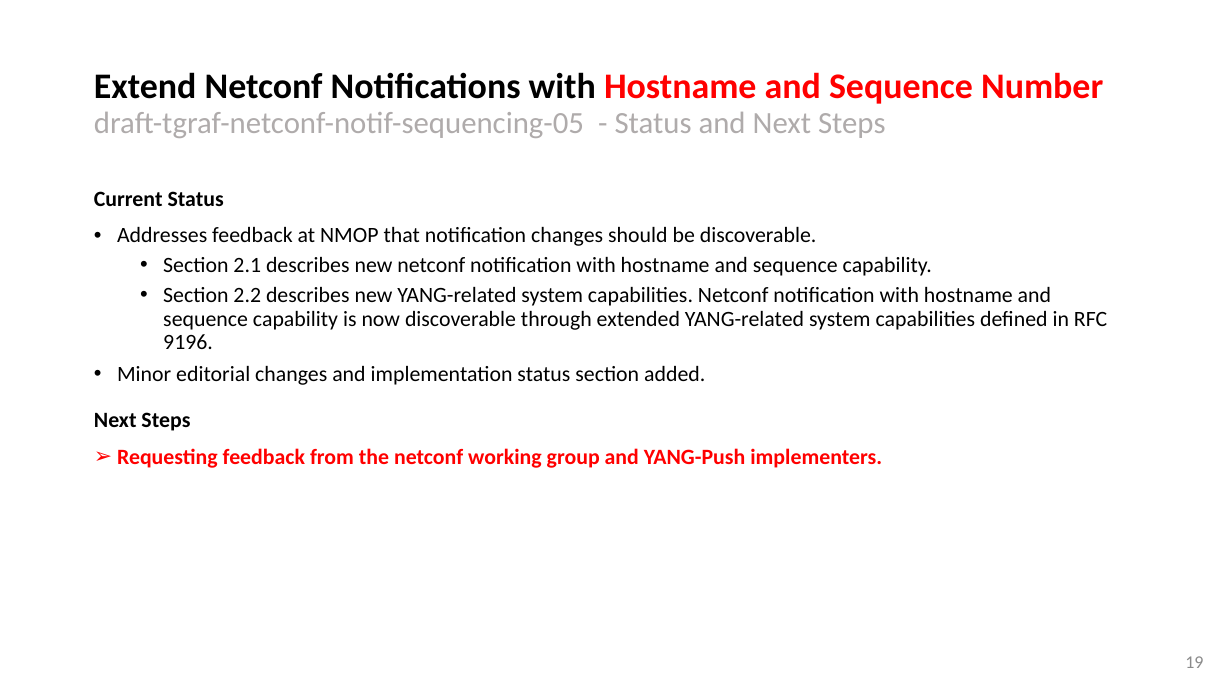
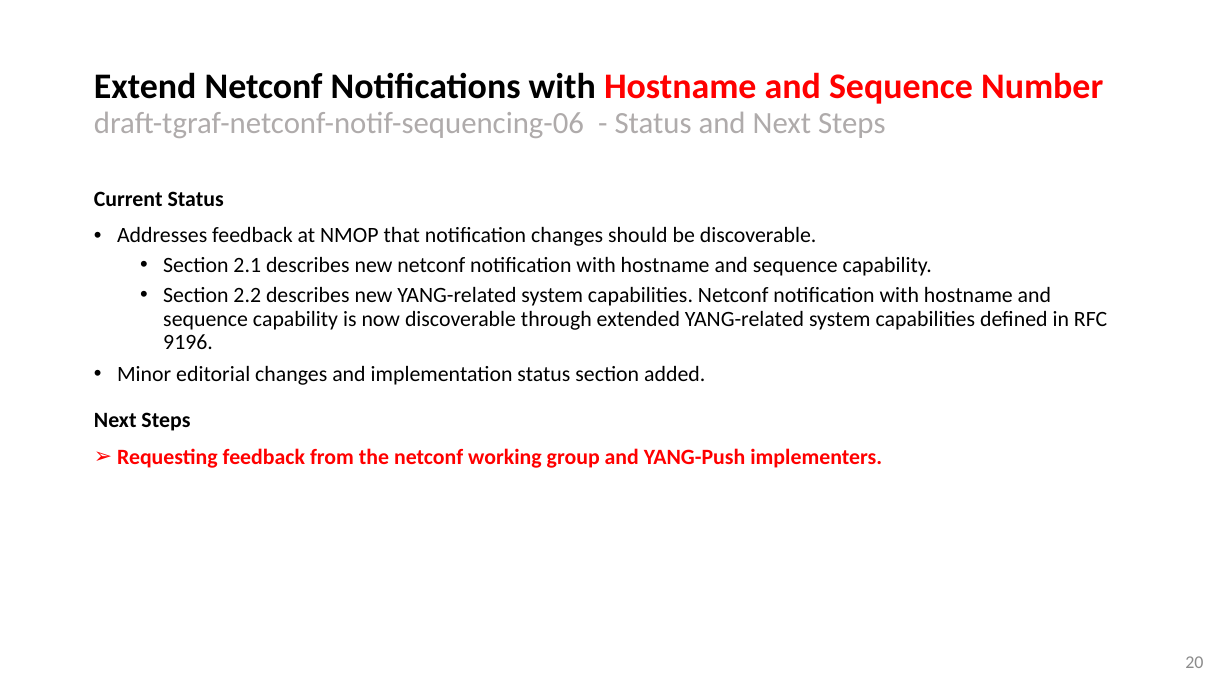
Before and after one commit to network-analytics/ietf-network-analytics-document-status, a slide deck: slide 20 of 120/NMOP/draft-ietf-nmop-yang-message-broker-integration.pptx (slide 19 before the commit). Drawn at 1232x693 pixels with LibreOffice and Linux fonts; fonts in the diff are those of the drawing. Boxes give left, top, right and bottom in pixels: in the first picture for what was removed or moved away, otherwise in the second. Text is boxed around its words. In the diff, an @@ line names an element or a change of style, - is before the commit and + after.

Commit message:
updated YANG-Push slides for NETCONF and NMOP

```diff
--- a/120/NMOP/draft-ietf-nmop-yang-message-broker-integration.pptx
+++ b/120/NMOP/draft-ietf-nmop-yang-message-broker-integration.pptx
@@ title at box(94, 72, 1103, 138): text changed @@
-Extend Netconf Notifications with Hostname and Sequence Number
-draft-tgraf-netconf-notif-sequencing-05 - Status and Next Steps
+Extend Netconf Notifications with Hostname and Sequence Number
+draft-tgraf-netconf-notif-sequencing-06 - Status and Next Steps
@@ page number at box(1185, 656, 1203, 668): text changed @@
-19
+20
```
Also in this commit, not shown: 4 other slides changed, 1 slide added, 11 other files.
